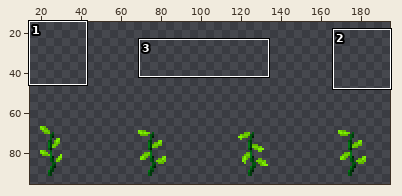
Two versions of one sprite sheet, resources/textures/plant.png. Above, an overview of the earlier version with the close-up marked.
Close-up. Old version:
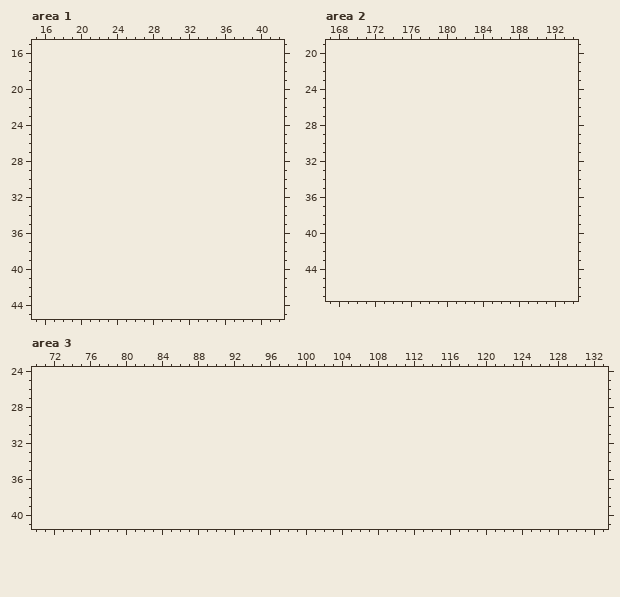
The file is 200x50 pixels. Shown: area 1: x 15..42, y 15..45; area 2: x 167..194, y 19..47; area 3: x 70..133, y 24..41. The old version is drawn lined up with the new one, on the new canvas. The wide view leaves out empty margins.
The same view after the edit:
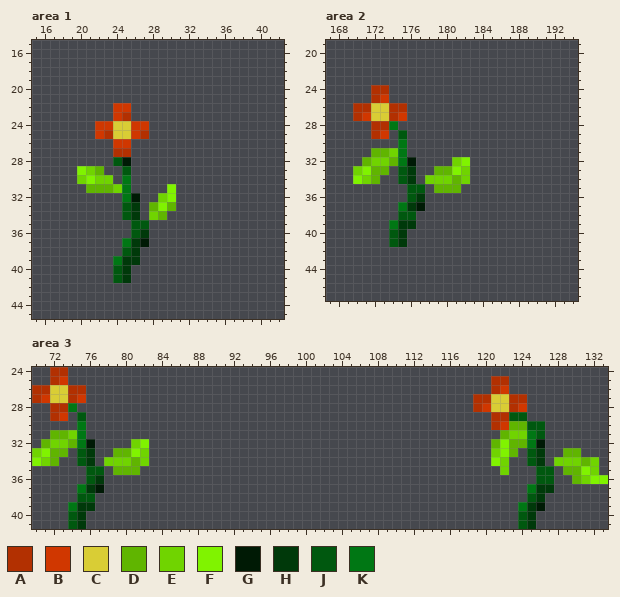
Palette (. is transparent): A #b23001  B #d03700  C #d9cd35  D #60b500  E #70d400  F #80f300  G #001a05  H #00390a  J #00580f  K #007714
Change:
canvas 200x50 -> 200x100, the old top-left corner now at 0,50
Changed rows in their new state; - is an unchanged pixel.
Area 1:
first column x 20:
22 ----BB-----
23 ----BA-----
24 --BBCCBB---
25 --BACCBA---
26 ----BB-----
27 ----AA-----
28 ----JG-----
29 FED--J-----
30 EFEE-K-----
31 -DDDEK----F
32 -----KG--EF
33 -----JH-DFD
34 -----JH-ED-
35 ------JJ---
36 ------JH---
37 -----KHG---
38 -----JH----
39 ----KHH----
40 ----JH-----
41 ----JH-----
Area 2:
first column x 170:
24 --AA---------
25 --AB---------
26 AACCAA-------
27 ABCCAB-------
28 --AAK--------
29 --AB-J-------
30 -----K-------
31 --DDEK-------
32 -DEEDKG----EF
33 EFDD-JH--DDFE
34 FED--JH-EEEDE
35 ------JJ-DDD-
36 ------JH-----
37 -----KHG-----
38 -----JJ------
39 ----KHH------
40 ----JH-------
41 ----JH-------
Area 3:
first column x 70:
24 --AA------------------------------------------------------------
25 --AB-----------------------------------------------AA-----------
26 AACCAA---------------------------------------------AB-----------
27 ABCCAB-------------------------------------------AACCAA---------
28 --AAK--------------------------------------------ABCCAB---------
29 --AB-J---------------------------------------------AAJJ---------
30 -----K---------------------------------------------ABDDJJ-------
31 --DDEK----------------------------------------------DEEKJ-------
32 -DEEDKG----EF--------------------------------------DFDDKG-------
33 EFDD-JH--DDFE--------------------------------------EFD-JH--DD---
34 FED--JH-EEEDE--------------------------------------FE--JH-EEEDE-
35 ------JJ-DDD----------------------------------------E---JJ-DDFE-
36 ------JH------------------------------------------------JJ--DEFF
37 -----KHG-----------------------------------------------KHH------
38 -----JJ------------------------------------------------JH-------
39 ----KHH-----------------------------------------------KHG-------
40 ----JH------------------------------------------------JH--------
41 ----JH------------------------------------------------JH--------
